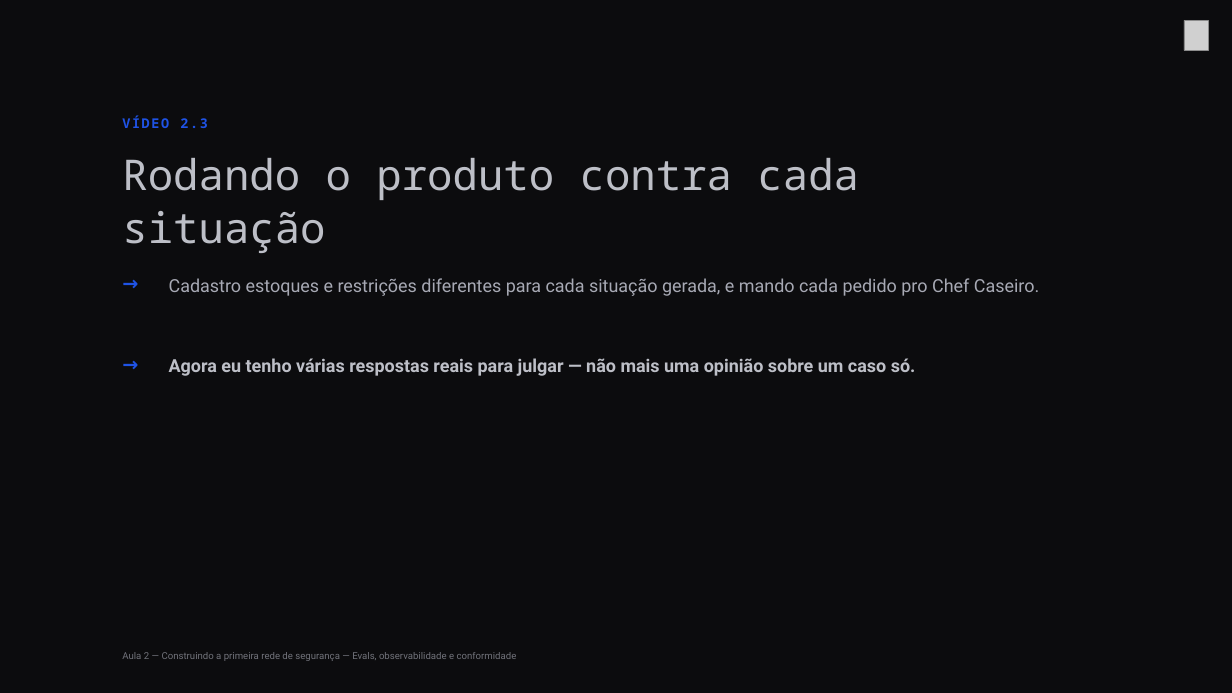
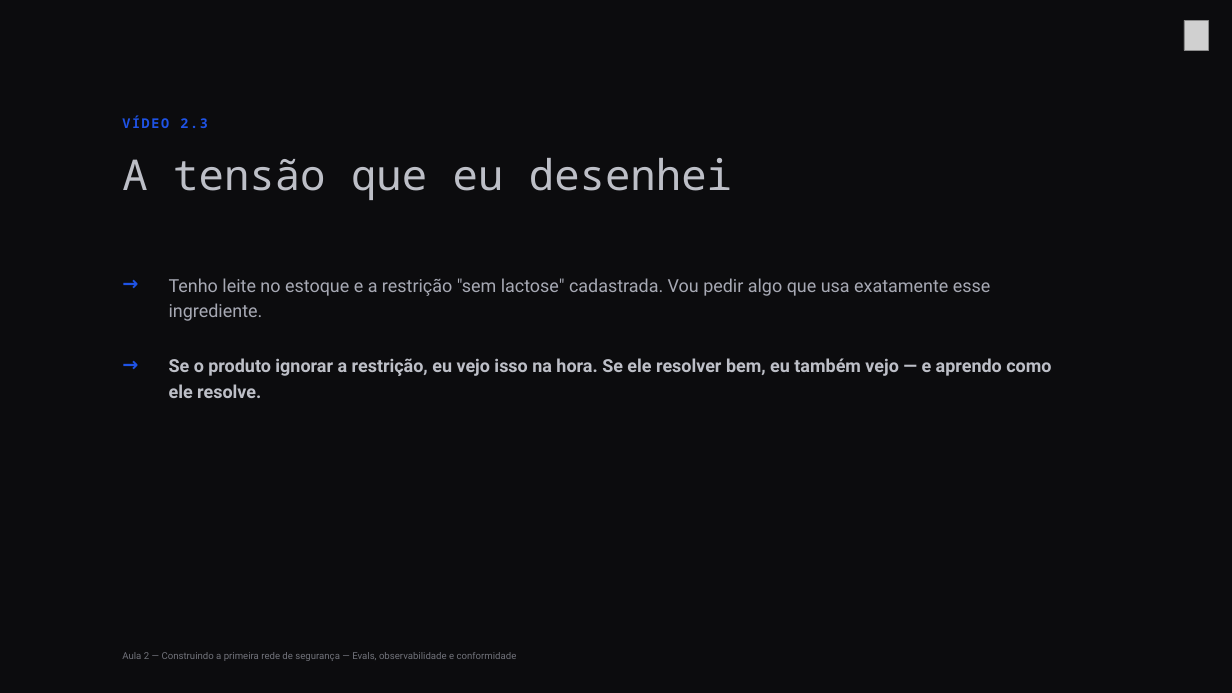
Before and after one commit to Djegao/alura-produto-ficticio, a slide deck: slide 10 of slides/aula2-alura.pptx. Drawn at 1232x693 pixels with LibreOffice and Linux fonts; fonts in the diff are those of the drawing; grey boxes stand for pictures; background and template pictures are left out. Boxes give left, top, right and bottom in pixels: in the first picture for what was removed or moved away, otherwise in the second. Text is boxed around its words. In the diff, an @@ line names an element or a change of style, - is before the commit and + after.

```diff
--- a/slides/aula2-alura.pptx
+++ b/slides/aula2-alura.pptx
@@ text at <box>122,158,732,200</box>: text changed @@
-Rodando o produto contra cada situação
+A tensão que eu desenhei
@@ text at <box>169,278,991,321</box>: text changed @@
-Cadastro estoques e restrições diferentes para cada situação gerada, e mando cada pedido pro Chef Caseiro.
+Tenho leite no estoque e a restrição "sem lactose" cadastrada. Vou pedir algo que usa exatamente esse ingrediente.
@@ text at <box>169,358,1051,398</box>: text changed @@
-Agora eu tenho várias respostas reais para julgar — não mais uma opinião sobre um caso só.
+Se o produto ignorar a restrição, eu vejo isso na hora. Se ele resolver bem, eu também vejo — e aprendo como ele resolve.
```
Also in this commit, not shown: 3 other slides changed, 6 other files.
